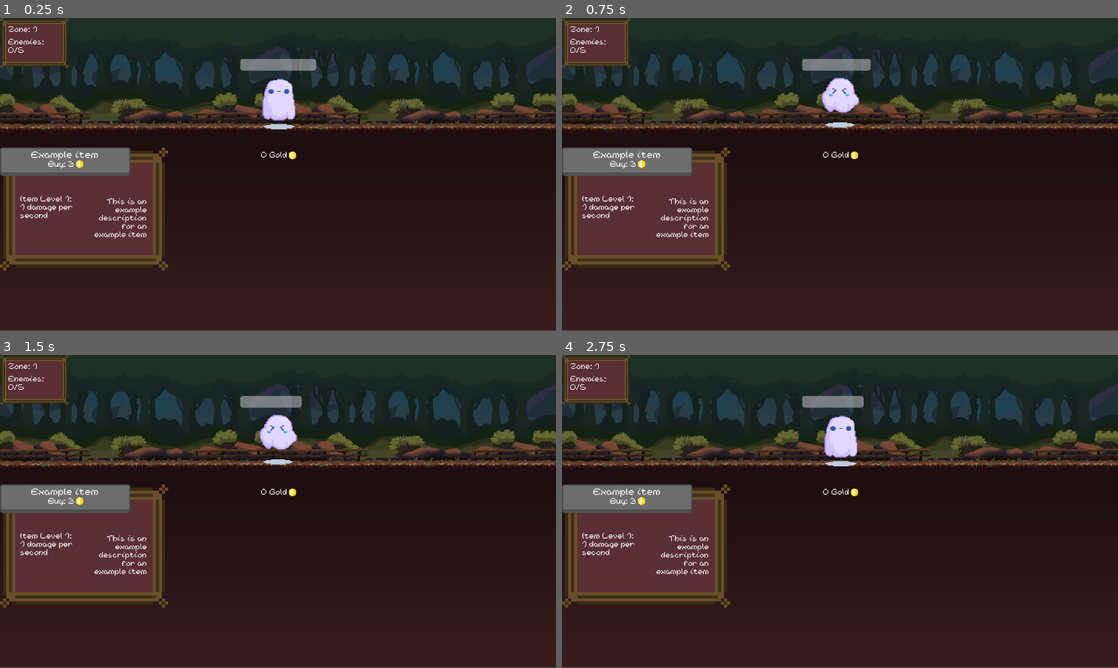
Above: before the commit, frames 1-4 (two rows, left to right).
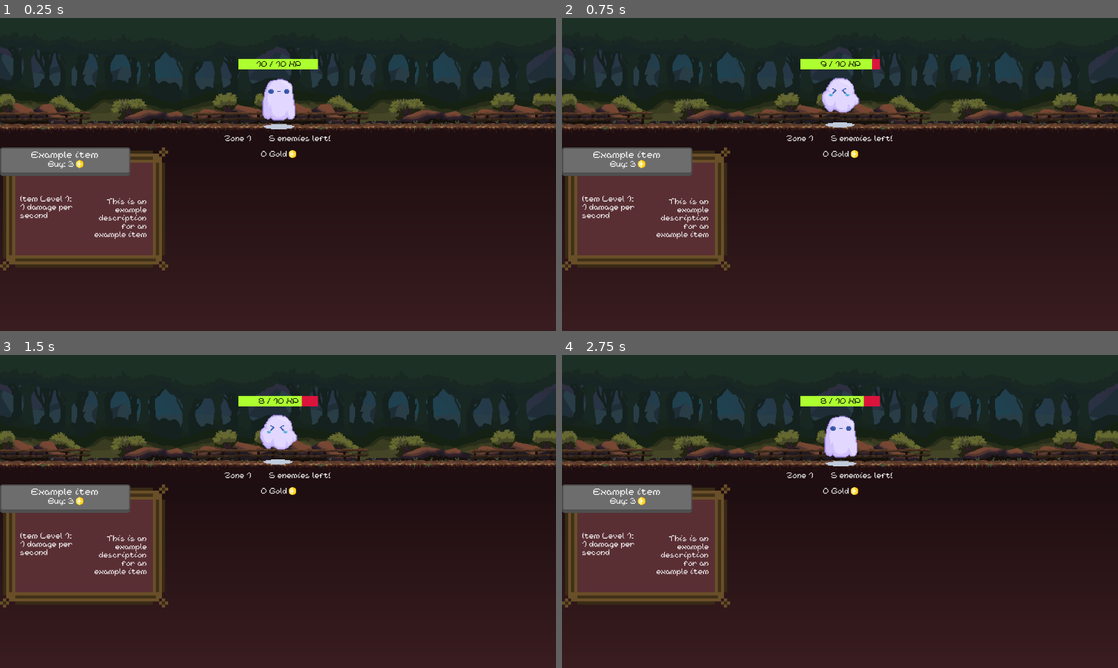
Above: after the commit, the same moments.

Repository: TTTaevas/SwordVenture
Game: Godot game, scene res://game.tscn
Same seed, same stepped clock (60 frames per second), same inputs: the game is played once before the commit and once after it.
Inputs (mouse positions are in pixels of both pictures, inside the frame that each line leads up to):
- Up to frame 1 (0.25 s): no input
- Up to frame 2 (0.75 s): tap Enter at 0.5 s; move the mouse to (840, 102) at 0.52 s; click (840, 102) at 0.67 s
- Up to frame 3 (1.5 s): tap Space at 1.25 s; move the mouse to (166, 527) at 1.27 s; click (166, 527) at 1.42 s
- Up to frame 4 (2.75 s): tap Enter at 2 s; move the mouse to (895, 442) at 2.02 s; click (895, 442) at 2.17 s

The runs differ from the first frame. In frame 1, 2.8% of the frame differs, in the area x 0-100%, y 0-100%; in frame 2, 2.8%; in frame 3, 2.7%; in frame 4, 2.7%.

Commit message:
sprites are somewhat organized now

Diff:
--- a/Enemy.gd
+++ b/Enemy.gd
@@ -22,17 +22,18 @@
 	var blob_shape = RectangleShape2D.new()
 	blob_shape.size = Vector2(x, y)
 	var blob_collision = CollisionShape2D.new()
+	blob_collision.name = "Collision"
 	blob_collision.set_shape(blob_shape)
 	blob_collision.position.y += offset
 	return blob_collision
 
 func _init():
 	var enemies = [
-		{normal = load("res://sprites/blob.png"), hurt = load("res://sprites/hurtBlob.png"), dead = load("res://sprites/deadBlob.png"),
+		{normal = load("res://sprites/enemies/blob.png"), hurt = load("res://sprites/enemies/blobHurt.png"), dead = load("res://sprites/enemies/blobDead.png"),
 		offset = 0, collision = createShape(82, 70, 0)},
-		{normal = load("res://sprites/ghost.png"), hurt = load("res://sprites/hurtGhost.png"), dead = load("res://sprites/deadGhost.png"),
-		offset = -20, collision = createShape(76, 96, 0)},
-		{normal = load("res://sprites/skeleton.png"), hurt = load("res://sprites/hurtSkeleton.png"), dead = load("res://sprites/hurtSkeleton.png"),
+		{normal = load("res://sprites/enemies/ghost.png"), hurt = load("res://sprites/enemies/ghostHurt.png"), dead = load("res://sprites/enemies/ghostDead.png"),
+		offset = -20, collision = createShape(76, 96, -2)},
+		{normal = load("res://sprites/enemies/skeleton.png"), hurt = load("res://sprites/enemies/skeletonHurt.png"), dead = load("res://sprites/enemies/skeletonHurt.png"),
 		offset = -10, collision = createShape(42, 77, 10)},
 	]
 	enemy_sprite = enemies.pick_random()
--- a/Health.gd
+++ b/Health.gd
@@ -1,21 +1,17 @@
-extends ProgressBar
-
-func _init():
-	show_percentage = false
+extends TextureProgressBar
 
 func _process(_delta):
-	var monster_position = get_parent().position
+	var monster = get_parent()
+	var collision_position = monster.find_child("Collision", false, false).position
 	var new_position := get_viewport_rect().size
-	new_position.x = monster_position.x
+	new_position.x = monster.position.x
 	new_position.x -= size.x / 2
-	new_position.y = monster_position.y
+	new_position.y = monster.position.y
 	new_position.y -= 100
 	global_position = new_position
 
-	if get_parent() != null:
-		self.value = get_parent().get("health")
-		self.max_value = get_parent().get("max_health")
-
-func _on_enemy_health_change(health, max_health):
-	self.value = health
-	self.max_value = max_health
+	self.value = monster.health
+	self.max_value = monster.max_health
+	$Label.text = "%s / %s HP" % [max(0, monster.health), monster.max_health]
+	$Label.size = $Label.get_theme_font("font").get_string_size($Label.text)
+	$Label.position.x = (size.x / 2) - ($Label.size.x / 2) + 2
--- a/background.tscn
+++ b/background.tscn
@@ -1,14 +1,14 @@
 [gd_scene load_steps=10 format=3 uid="uid://2lhc2v1sp8vg"]
 
-[ext_resource type="Texture2D" uid="uid://cfulavi11y3jh" path="res://sprites/6Forest.png" id="1_0aeci"]
 [ext_resource type="Script" path="res://background.gd" id="1_ls6f0"]
-[ext_resource type="Texture2D" uid="uid://cdx67elwfiqey" path="res://sprites/7Hills.png" id="2_y6jmv"]
-[ext_resource type="Texture2D" uid="uid://cd8dmp0f13noi" path="res://sprites/2Fence.png" id="3_oj50e"]
-[ext_resource type="Texture2D" uid="uid://c1jxk5jeijfr1" path="res://sprites/5BackBushes.png" id="3_ujx6b"]
-[ext_resource type="Texture2D" uid="uid://ca857jv4vonp7" path="res://sprites/3Bushes.png" id="4_whgbs"]
-[ext_resource type="Texture2D" uid="uid://iqqvaohfh02k" path="res://sprites/4Ground.png" id="5_3oeli"]
-[ext_resource type="Texture2D" uid="uid://i2k1brxchbgi" path="res://sprites/1Tiles.png" id="6_4fjdp"]
-[ext_resource type="Texture2D" uid="uid://hri024j561u4" path="res://sprites/8Sky.png" id="8_lbqif"]
+[ext_resource type="Texture2D" uid="uid://b8gnka63ky5c2" path="res://sprites/background/1Tiles.png" id="2_es3oe"]
+[ext_resource type="Texture2D" uid="uid://c54fesbk88kk" path="res://sprites/background/2Fence.png" id="3_8aaws"]
+[ext_resource type="Texture2D" uid="uid://bwb1jlcciwhuu" path="res://sprites/background/3Bushes.png" id="4_imf26"]
+[ext_resource type="Texture2D" uid="uid://cooc2bk155a7p" path="res://sprites/background/4Ground.png" id="5_6ymgv"]
+[ext_resource type="Texture2D" uid="uid://bo4q1ci2y5mvn" path="res://sprites/background/5BackBushes.png" id="6_wp38r"]
+[ext_resource type="Texture2D" uid="uid://cngscl4ofw3do" path="res://sprites/background/6Forest.png" id="7_gmpfn"]
+[ext_resource type="Texture2D" uid="uid://daslbahyj5co1" path="res://sprites/background/7Hills.png" id="8_va40o"]
+[ext_resource type="Texture2D" uid="uid://doxe74exfuhdr" path="res://sprites/background/8Sky.png" id="9_nsdj1"]
 
 [node name="Background" type="Node2D"]
 script = ExtResource("1_ls6f0")
@@ -18,7 +18,7 @@
 texture_repeat = 2
 offset_right = 640.0
 offset_bottom = 346.0
-texture = ExtResource("6_4fjdp")
+texture = ExtResource("2_es3oe")
 expand_mode = 1
 stretch_mode = 1
 
@@ -27,7 +27,7 @@
 texture_repeat = 2
 offset_right = 640.0
 offset_bottom = 346.0
-texture = ExtResource("3_oj50e")
+texture = ExtResource("3_8aaws")
 expand_mode = 1
 stretch_mode = 1
 
@@ -36,7 +36,7 @@
 texture_repeat = 2
 offset_right = 640.0
 offset_bottom = 346.0
-texture = ExtResource("4_whgbs")
+texture = ExtResource("4_imf26")
 expand_mode = 1
 stretch_mode = 1
 
@@ -45,7 +45,7 @@
 texture_repeat = 2
 offset_right = 640.0
 offset_bottom = 346.0
-texture = ExtResource("5_3oeli")
+texture = ExtResource("5_6ymgv")
 expand_mode = 1
 stretch_mode = 1
 
@@ -54,7 +54,7 @@
 texture_repeat = 2
 offset_right = 640.0
 offset_bottom = 346.0
-texture = ExtResource("3_ujx6b")
+texture = ExtResource("6_wp38r")
 expand_mode = 1
 stretch_mode = 1
 
@@ -63,7 +63,7 @@
 texture_repeat = 2
 offset_right = 640.0
 offset_bottom = 346.0
-texture = ExtResource("1_0aeci")
+texture = ExtResource("7_gmpfn")
 expand_mode = 1
 stretch_mode = 1
 
@@ -72,7 +72,7 @@
 texture_repeat = 2
 offset_right = 640.0
 offset_bottom = 346.0
-texture = ExtResource("2_y6jmv")
+texture = ExtResource("8_va40o")
 expand_mode = 1
 stretch_mode = 1
 
@@ -81,6 +81,6 @@
 texture_repeat = 2
 offset_right = 640.0
 offset_bottom = 346.0
-texture = ExtResource("8_lbqif")
+texture = ExtResource("9_nsdj1")
 expand_mode = 1
 stretch_mode = 1
--- a/enemy_screen.gd
+++ b/enemy_screen.gd
@@ -15,9 +15,21 @@
 var animation_ongoing := false
 
 func _ready():
+	$Zone.text = "Zone %s" % zone
+	update_enemies_left(enemies_to_progress, enemies_killed)
 	spawn_monster()
 
+	var p = $Background.get_child(0).position.y - 90
+	p += $Background.get_child(0).texture.get_height() * $Background.get_child(0).scale.y
+	$Zone.position.y = p
+	$Enemies_left.position.y = p
+
 func _process(_delta):
+	$Zone.size = $Zone.get_theme_font("font").get_string_size($Zone.text)
+	$Enemies_left.size = $Enemies_left.get_theme_font("font").get_string_size($Enemies_left.text)
+	$Zone.position.x = (get_viewport_rect().size.x / 2) - (($Zone.size.x + $Enemies_left.size.x + 40) / 2)
+	$Enemies_left.position.x = $Zone.position.x + $Zone.size.x + 40
+
 	if experience >= max_exp:
 		experience = 0
 		max_exp = round(max_exp * 1.4)
@@ -27,8 +39,7 @@
 	enemies_killed += 1
 	gold_change.emit(max(1, round(e.max_health / 10)))
 	experience += zone
-	$Status.find_child("Enemies").text = "Enemies:
-		%s/%s" % [enemies_killed, enemies_to_progress]
+	update_enemies_left(enemies_to_progress, enemies_killed)
 	var enemies := find_children("", "Area2D", false, false)
 
 	if enemies.size() < 0 or enemies.all(func(node): return node.health <= 0):
@@ -40,17 +51,19 @@
 			await find_child("Background").animate(enemies)
 			animation_ongoing = false
 			zone += 1
-			$Status.find_child("Zone").text = "Zone: {zone}".format({"zone": zone})
-			enemies_to_progress = 10
-			enemies_killed = 0
-			$Status.find_child("Enemies").text = "Enemies:
-				%s/%s" % [enemies_killed, enemies_to_progress]
+			$Zone.text = "Zone %s" % zone
+			update_enemies_left(10, 0)
 		else:
 			for i in enemies:
 				i.free()
 
 		spawn_monster()
 
+func update_enemies_left(to_progress: int, killed: int):
+	enemies_to_progress = to_progress
+	enemies_killed = killed
+	var enemies_left = to_progress - killed
+	$Enemies_left.text = "%s enem%s left!" % [enemies_left, "ies" if enemies_left > 1 else "y"]
 
 func spawn_monster():
 	var monster := enemy.instantiate()
--- a/enemy_screen.tscn
+++ b/enemy_screen.tscn
@@ -2,7 +2,7 @@
 
 [ext_resource type="Script" path="res://enemy_screen.gd" id="1_4muio"]
 [ext_resource type="PackedScene" uid="uid://2lhc2v1sp8vg" path="res://background.tscn" id="2_wk1xv"]
-[ext_resource type="PackedScene" uid="uid://7de2x4o7vekq" path="res://status.tscn" id="3_n718e"]
+[ext_resource type="LabelSettings" uid="uid://cpuux455m0mhe" path="res://font.tres" id="3_giub2"]
 
 [node name="Enemy_screen" type="Node2D"]
 script = ExtResource("1_4muio")
@@ -10,4 +10,18 @@
 [node name="Background" parent="." instance=ExtResource("2_wk1xv")]
 position = Vector2(0, -48)
 
-[node name="Status" parent="." instance=ExtResource("3_n718e")]
+[node name="Zone" type="Label" parent="."]
+offset_left = 182.0
+offset_top = 272.0
+offset_right = 287.0
+offset_bottom = 297.0
+text = "Zone 100"
+label_settings = ExtResource("3_giub2")
+
+[node name="Enemies_left" type="Label" parent="."]
+offset_left = 349.0
+offset_top = 273.0
+offset_right = 454.0
+offset_bottom = 298.0
+text = "15 enemies left!"
+label_settings = ExtResource("3_giub2")
--- a/health.tscn
+++ b/health.tscn
@@ -1,8 +1,28 @@
-[gd_scene load_steps=2 format=3 uid="uid://8gy7utnbwl6v"]
+[gd_scene load_steps=6 format=3 uid="uid://8gy7utnbwl6v"]
 
 [ext_resource type="Script" path="res://Health.gd" id="1_7ec54"]
+[ext_resource type="Texture2D" uid="uid://chuqjfohskl7s" path="res://sprites/healthbar_empty.png" id="1_ycd3f"]
+[ext_resource type="Texture2D" uid="uid://car6splam6lsu" path="res://sprites/healthbar_full.png" id="2_qn6k8"]
+[ext_resource type="FontFile" uid="uid://kr3d464f7640" path="res://NineteenNinetySix-lWzq.ttf" id="4_a1dqm"]
 
-[node name="Health" type="ProgressBar"]
-offset_right = 175.0
-offset_bottom = 27.0
+[sub_resource type="LabelSettings" id="LabelSettings_tscqr"]
+line_spacing = 2.0
+font = ExtResource("4_a1dqm")
+font_color = Color(0, 0, 0, 1)
+
+[node name="Health" type="TextureProgressBar"]
+offset_right = 183.0
+offset_bottom = 26.0
+value = 50.0
+texture_under = ExtResource("1_ycd3f")
+texture_progress = ExtResource("2_qn6k8")
 script = ExtResource("1_7ec54")
+
+[node name="Label" type="Label" parent="."]
+layout_mode = 0
+offset_left = 55.0
+offset_top = 5.0
+offset_right = 137.0
+offset_bottom = 31.0
+text = "5/10 HP"
+label_settings = SubResource("LabelSettings_tscqr")
--- a/shop.gd
+++ b/shop.gd
@@ -16,12 +16,13 @@
 func _process(_delta):
 	var screen := get_viewport_rect().size
 	$Background.size.x = screen.x
-	$Background.size.y = screen.y - 300
+	$Background.size.y = screen.y - 290
 
 	var gs_width = $GoldSprite.texture.get_width() * $GoldSprite.scale.x
+	$Gold.text = "%s Gold" % get_parent().gold
+	$Gold.size = $Gold.get_theme_font("font").get_string_size($Gold.text)
 	$Gold.position.x = (screen.x / 2) - ($Gold.size.x / 2) - (gs_width / 2)
 	$GoldSprite.position.x = $Gold.position.x + $Gold.size.x + 12
-	$Gold.text = "%s Gold" % get_parent().gold
 
 func buy(item, price):
 	gold_change.emit(price)
--- a/shop.tscn
+++ b/shop.tscn
@@ -2,7 +2,7 @@
 
 [ext_resource type="Script" path="res://shop.gd" id="1_1pk2p"]
 [ext_resource type="LabelSettings" uid="uid://cpuux455m0mhe" path="res://font.tres" id="2_3lewd"]
-[ext_resource type="Texture2D" uid="uid://cdbhgrnts5sa3" path="res://sprites/coin.png" id="3_wiupc"]
+[ext_resource type="Texture2D" uid="uid://dsurnabs8anjd" path="res://sprites/icons/coin.png" id="3_7si7v"]
 
 [sub_resource type="Gradient" id="Gradient_xl7xx"]
 colors = PackedColorArray(0.227451, 0.113725, 0.12549, 1, 0.117647, 0.054902, 0.0666667, 1)
@@ -22,15 +22,15 @@
 texture = SubResource("GradientTexture2D_7ropb")
 
 [node name="Gold" type="Label" parent="."]
-offset_left = 227.0
-offset_top = 10.0
-offset_right = 288.0
-offset_bottom = 30.0
+offset_left = 181.0
+offset_top = 8.0
+offset_right = 304.0
+offset_bottom = 28.0
 text = "0 Gold
 "
 label_settings = ExtResource("2_3lewd")
 
 [node name="GoldSprite" type="Sprite2D" parent="."]
-position = Vector2(320, 18)
+position = Vector2(320, 15)
 scale = Vector2(0.035, 0.035)
-texture = ExtResource("3_wiupc")
+texture = ExtResource("3_7si7v")
--- a/shop_button.tscn
+++ b/shop_button.tscn
@@ -6,7 +6,7 @@
 [ext_resource type="Script" path="res://shop_button.gd" id="4_tf2b4"]
 [ext_resource type="FontFile" uid="uid://kr3d464f7640" path="res://NineteenNinetySix-lWzq.ttf" id="4_vxvq5"]
 [ext_resource type="LabelSettings" uid="uid://cpuux455m0mhe" path="res://font.tres" id="5_nhsk4"]
-[ext_resource type="Texture2D" uid="uid://cdbhgrnts5sa3" path="res://sprites/coin.png" id="7_xl1k7"]
+[ext_resource type="Texture2D" uid="uid://dsurnabs8anjd" path="res://sprites/icons/coin.png" id="7_6trgp"]
 
 [sub_resource type="LabelSettings" id="LabelSettings_ltf2n"]
 line_spacing = 2.0
@@ -43,4 +43,4 @@
 [node name="GoldSprite" type="Sprite2D" parent="."]
 position = Vector2(177, 38)
 scale = Vector2(0.035, 0.035)
-texture = ExtResource("7_xl1k7")
+texture = ExtResource("7_6trgp")
Renamed: sprites/1Tiles.png -> sprites/background/1Tiles.png
Not shown, changed: sprites/background/1Tiles.png.import
Renamed: sprites/2Fence.png -> sprites/background/2Fence.png
Not shown, changed: sprites/background/2Fence.png.import
Renamed: sprites/3Bushes.png -> sprites/background/3Bushes.png
Not shown, changed: sprites/background/3Bushes.png.import
Renamed: sprites/4Ground.png -> sprites/background/4Ground.png
Not shown, changed: sprites/background/4Ground.png.import
Renamed: sprites/5BackBushes.png -> sprites/background/5BackBushes.png
Not shown, added: sprites/background/5BackBushes.png.import
Renamed: sprites/6Forest.png -> sprites/background/6Forest.png
Not shown, changed: sprites/background/6Forest.png.import
(and 39 more such lines)
